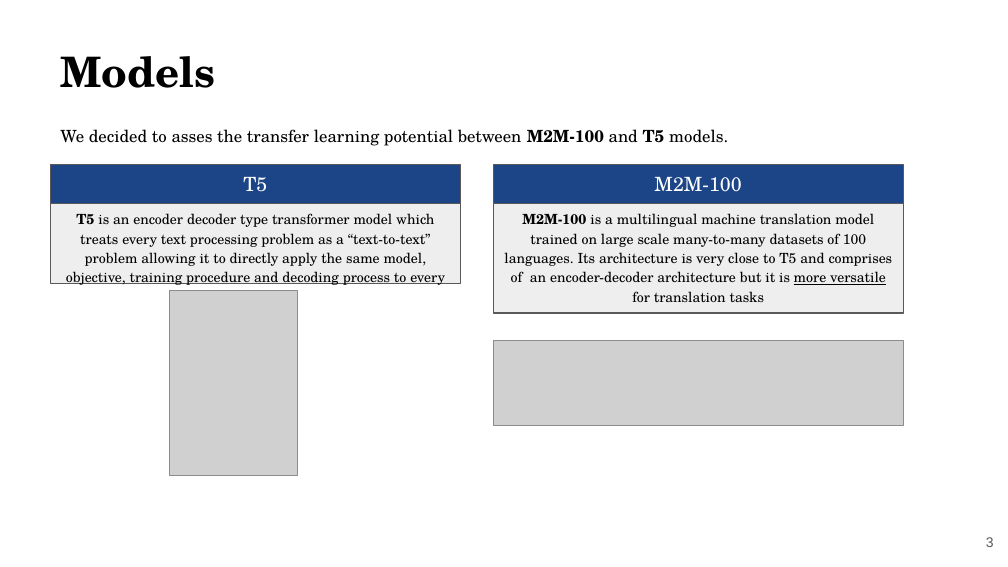
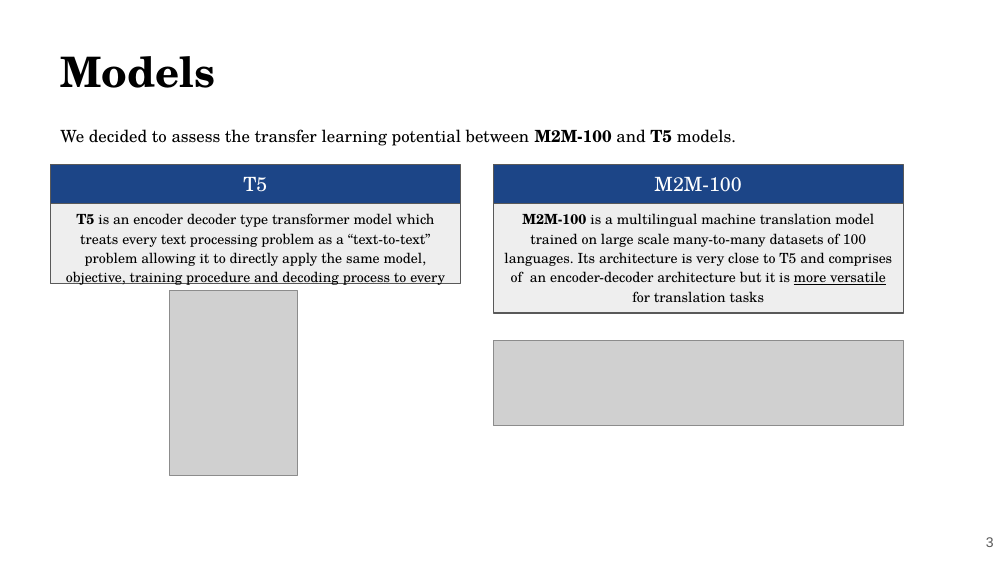
Before and after one commit to Ngo-Kevin/Transfer-Learning-Across-Transformer, a slide deck: slide 3 of project_presentation/W266_Project_Presentation.pptx. Drawn at 1008x567 pixels with LibreOffice and Linux fonts; fonts in the diff are those of the drawing; grey boxes stand for pictures; background and template pictures are left out. Boxes give left, top, right and bottom in pixels: in the first picture for what was removed or moved away, otherwise in the second. Text is boxed around its words. In the diff, an @@ line names an element or a change of style, - is before the commit and + after.

```diff
--- a/project_presentation/W266_Project_Presentation.pptx
+++ b/project_presentation/W266_Project_Presentation.pptx
@@ text at (60,129,736,146): text changed @@
-We decided to asses the transfer learning potential between M2M-100 and T5 models.
+We decided to assess the transfer learning potential between M2M-100 and T5 models.
```
Also in this commit, not shown: 5 other slides changed, 1 other file.
